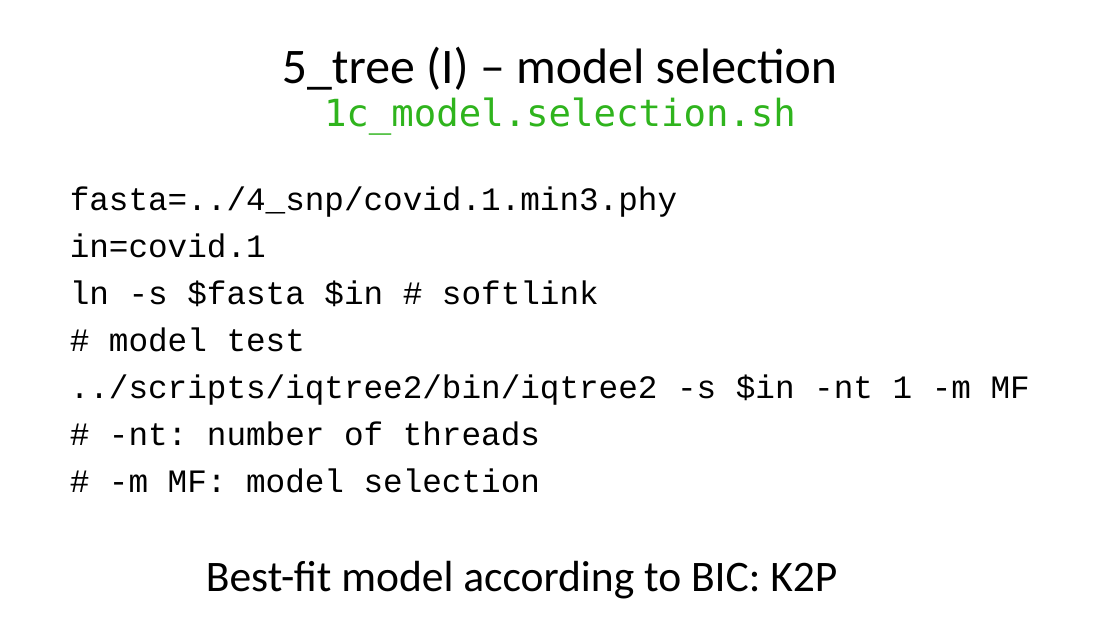
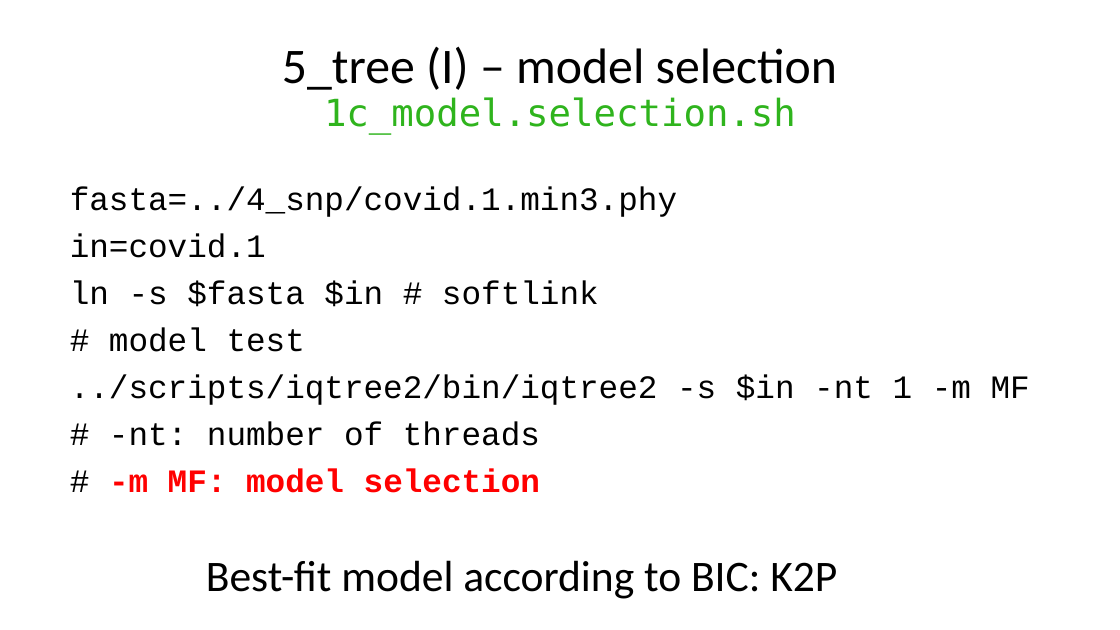
Before and after one commit to liu3zhenlab/teaching, a slide deck: slide 19 of PLPTH813Bioinformatis/2025/2_lab/lab09_tree.pptx (slide 18 before the commit). Drawn at 1120x630 pixels with LibreOffice and Linux fonts; fonts in the diff are those of the drawing. Boxes give left, top, right and bottom in pixels: in the first picture for what was removed or moved away, otherwise in the second. Text is boxed around its words. In the diff, an @@ line names an element or a change of style, - is before the commit and + after.

```diff
--- a/PLPTH813Bioinformatis/2025/2_lab/lab09_tree.pptx
+++ b/PLPTH813Bioinformatis/2025/2_lab/lab09_tree.pptx
@@ text at bbox=[109, 468, 540, 493]: text colour #000000 to #FF0000, bold on in "-m MF: model selection" @@
```
Also in this commit, not shown: 8 other slides changed, 1 slide added, 3 other files.
